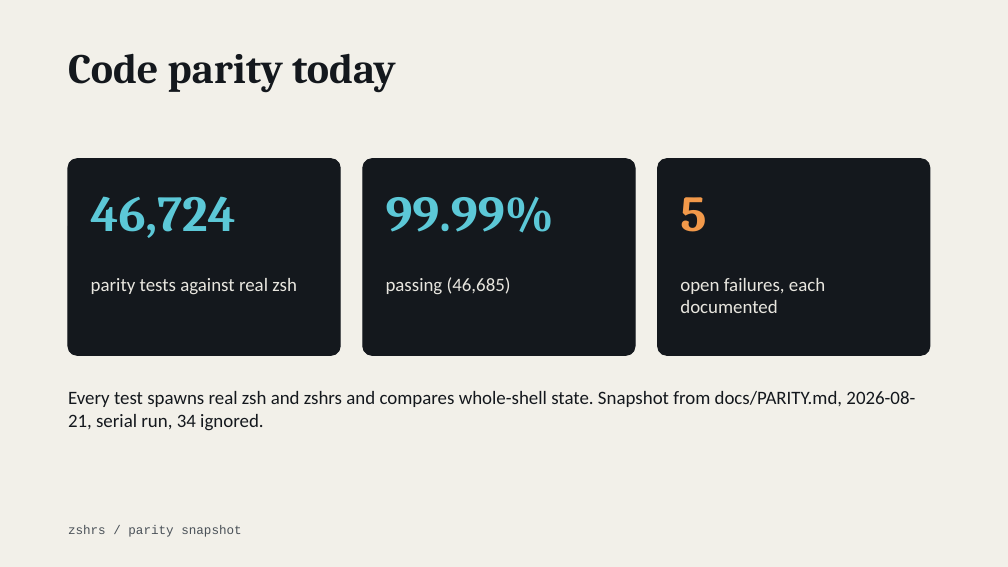
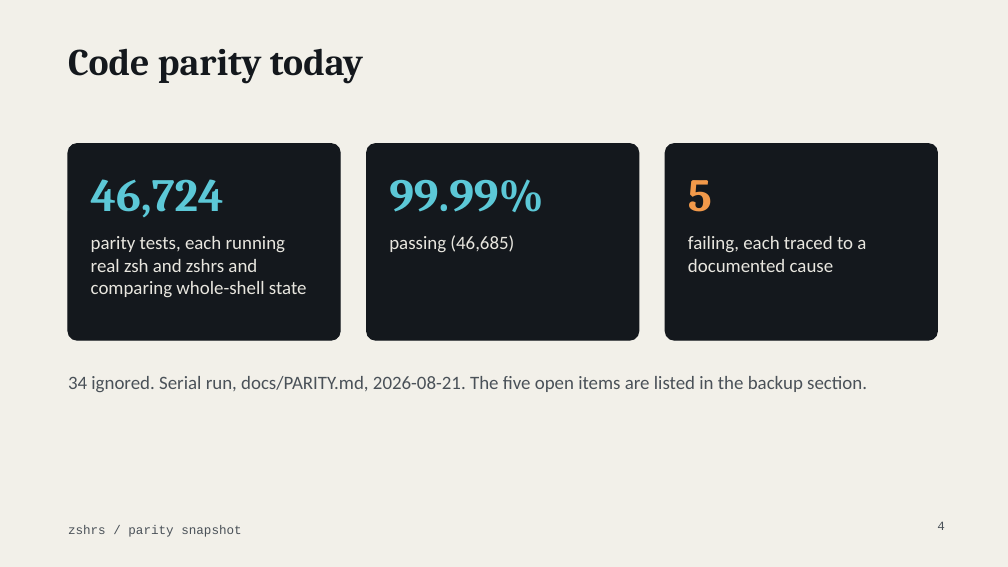
Before and after one commit to MenkeTechnologies/zshrs, a slide deck: slide 4 of docs/talk.pptx. Drawn at 1008x567 pixels with LibreOffice and Linux fonts; fonts in the diff are those of the drawing. Boxes give left, top, right and bottom in pixels: in the first picture for what was removed or moved away, otherwise in the second. Text is boxed around its words. In the diff, an @@ line names an element or a change of style, - is before the commit and + after.

Commit message:
docs: expand talk deck to full presentation

```diff
--- a/docs/talk.pptx
+++ b/docs/talk.pptx
@@ title "Code parity today" at (x1=68, y1=48, x2=363, y2=84): size 40 to 36 pt @@
@@ rounded rectangle moved from (x1=68, y1=159, x2=340, y2=355) to (x1=68, y1=144, x2=340, y2=340) @@
@@ rounded rectangle moved from (x1=363, y1=159, x2=635, y2=355) to (x1=367, y1=144, x2=639, y2=340) @@
@@ rounded rectangle moved from (x1=658, y1=159, x2=930, y2=355) to (x1=665, y1=144, x2=938, y2=340) @@
@@ text "46,724" moved from (x1=91, y1=196, x2=236, y2=238) to (x1=91, y1=179, x2=224, y2=217) @@
@@ text "99.99%" moved from (x1=386, y1=196, x2=554, y2=233) to (x1=389, y1=179, x2=543, y2=212) @@
@@ size 48 to 44 pt; vertical alignment top to middle in 3 elements at (x1=91, y1=179, x2=224, y2=217), (x1=389, y1=179, x2=543, y2=212), (x1=688, y1=180, x2=712, y2=212) @@
@@ text "5" moved from (x1=680, y1=197, x2=706, y2=232) to (x1=688, y1=180, x2=712, y2=212) @@
@@ text at (x1=91, y1=236, x2=307, y2=298): text changed @@
-parity tests against real zsh
+parity tests, each running real zsh and zshrs and comparing whole-shell state
@@ text "passing (46,685)" moved from (x1=386, y1=277, x2=511, y2=295) to (x1=389, y1=235, x2=514, y2=253) @@
@@ text at (x1=688, y1=236, x2=866, y2=272): text changed @@
-open failures, each documented
+failing, each traced to a documented cause
@@ text at (x1=68, y1=376, x2=867, y2=392): text changed; text colour #14181D to #4A5158 @@
-Every test spawns real zsh and zshrs and compares whole-shell state. Snapshot from docs/PARITY.md, 2026-08-21, serial run, 34 ignored.
+34 ignored. Serial run, docs/PARITY.md, 2026-08-21. The five open items are listed in the backup section.
@@ page number added at (x1=937, y1=521, x2=945, y2=530), 12 pt, text #4A5158 @@
+4
```
Also in this commit, not shown: 11 other slides changed, 21 slides added, 5 slides removed.
